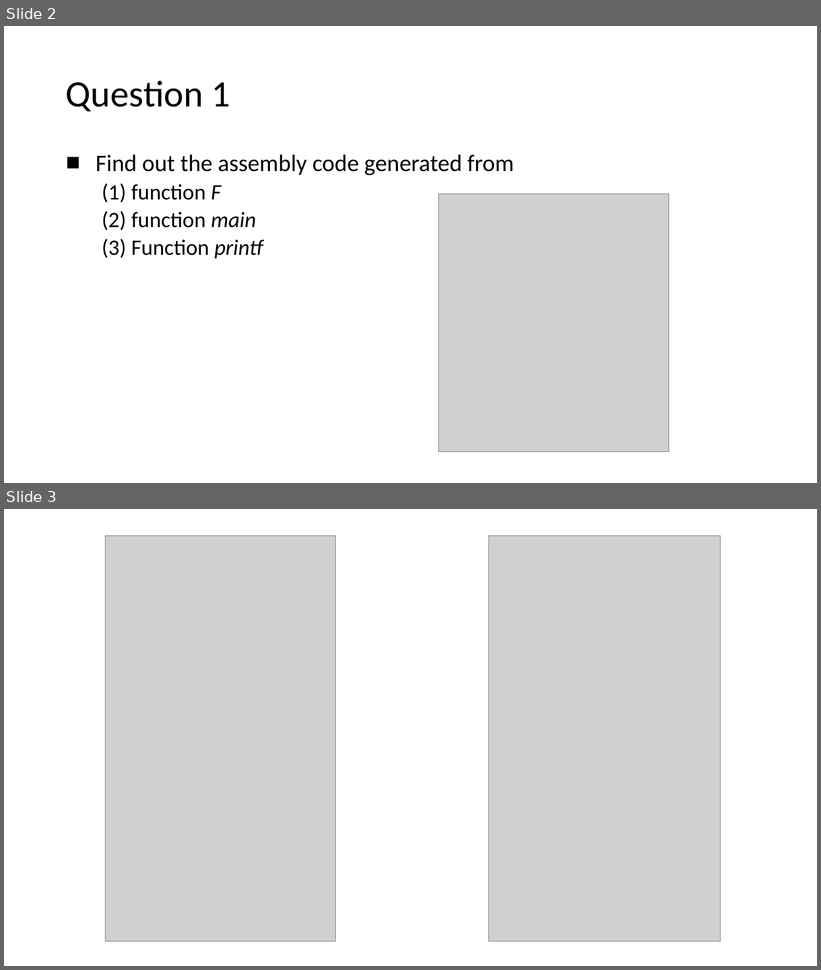
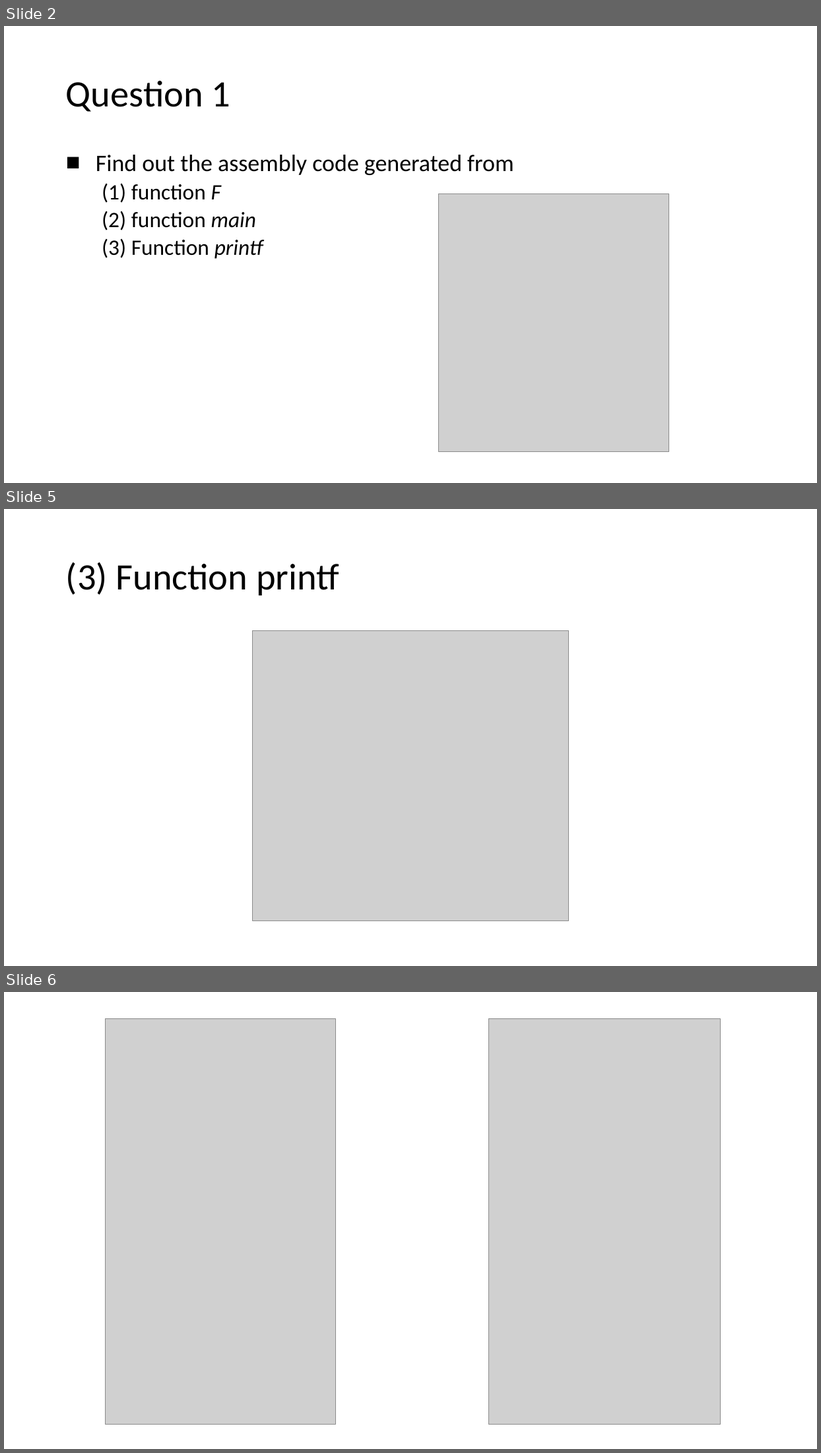
Before and after one commit to amy200377/class-compiler, a slide deck: ex02/ex02_ans.pptx. Shown one above the other, each under a label of ours: slides 2 and 3 before the commit, slides 2, 5 and 6 after it; the slides between them are not shown. The pictures are 821x970 and 821x1453 pixels, drawn with LibreOffice and Linux fonts; fonts in the diff are those of the drawing; grey boxes stand for pictures. Boxes give left, top, right and bottom in pixels: in the first picture for what was removed or moved away, otherwise in the second. Text is boxed around its words. In the diff, an @@ line names an element or a change of style, - is before the commit and + after.

```diff
--- a/ex02/ex02_ans.pptx
+++ b/ex02/ex02_ans.pptx
@@ slide 5 added at [4, 509, 817, 966], background #FFFFFF @@
@@ title added at [66, 562, 339, 595], 44 pt, text #000000 @@
+(3) Function printf
@@ picture added at [252, 631, 568, 921] @@
@@ what was slide 3 is now slide 6 @@
```
Also in this commit, not shown: 3 other slides added.
